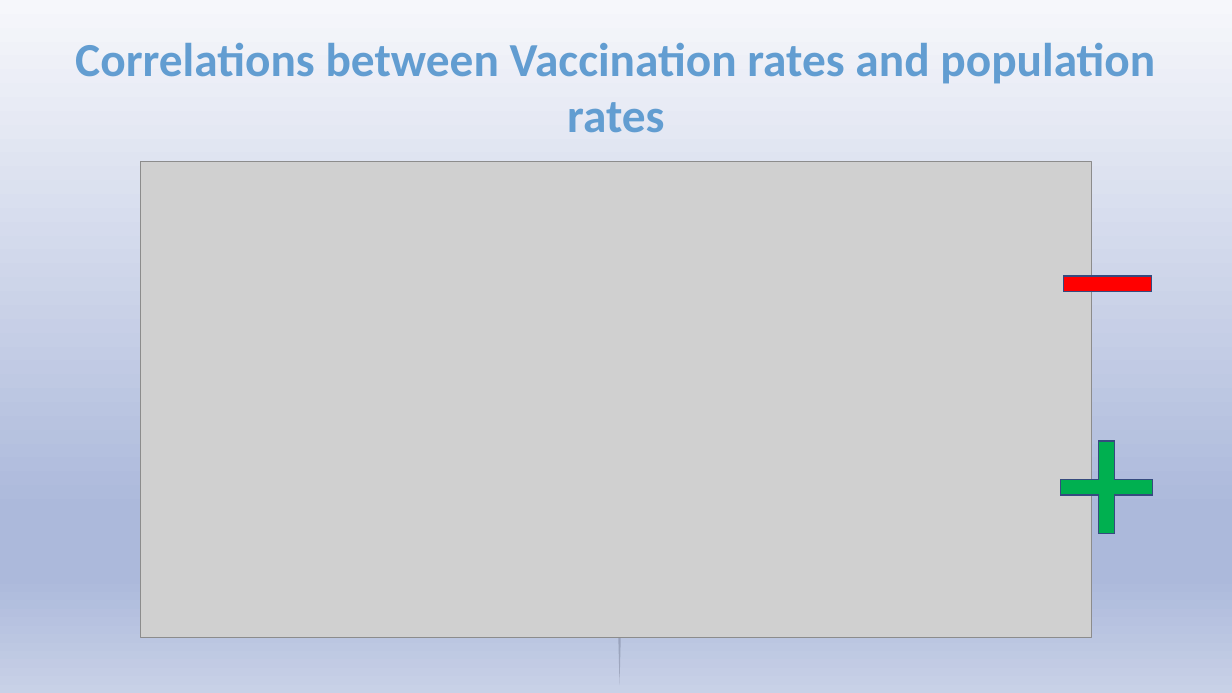
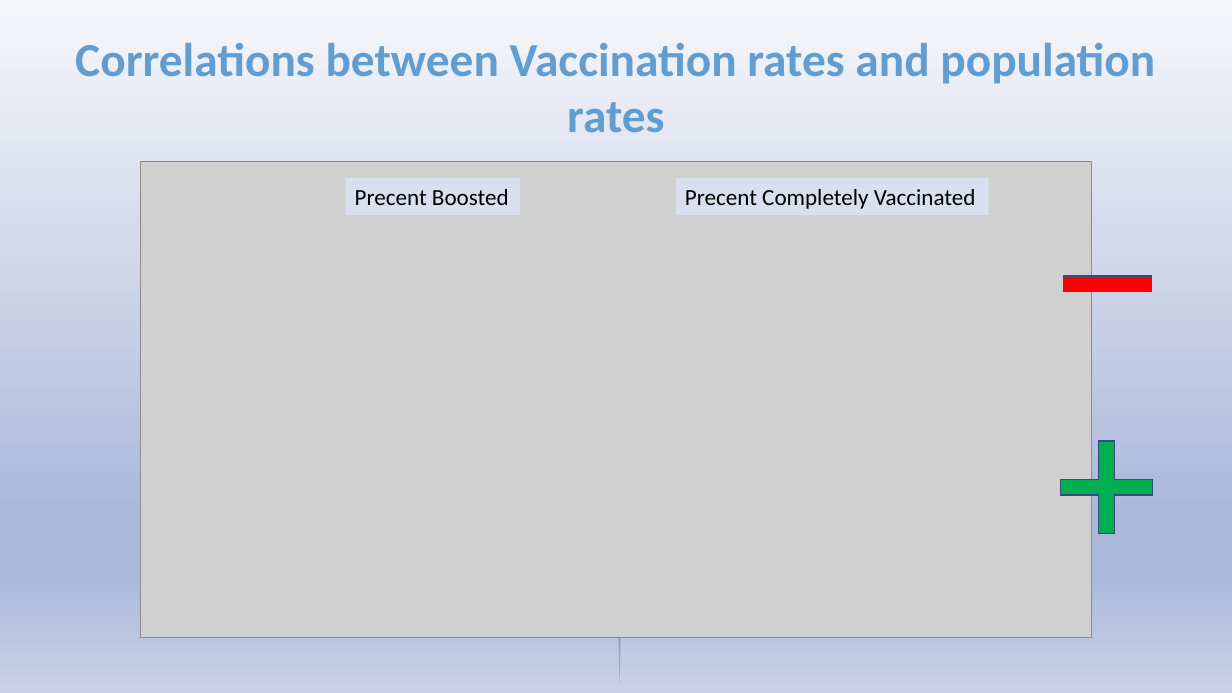
Before and after one commit to asullivan42/COVID_Bubble_Estimator, a slide deck: slide 16 of COVID in the USA.pptx (slide 11 before the commit). Drawn at 1232x693 pixels with LibreOffice and Linux fonts; fonts in the diff are those of the drawing; grey boxes stand for pictures. Boxes give left, top, right and bottom in pixels: in the first picture for what was removed or moved away, otherwise in the second. Text is boxed around its words. In the diff, an @@ line names an element or a change of style, - is before the commit and + after.

```diff
--- a/COVID in the USA.pptx
+++ b/COVID in the USA.pptx
@@ rectangle added at bbox=[346, 178, 520, 215], fill #D9DFEE, 18 pt, text #000000 @@
+Precent Boosted
@@ rectangle added at bbox=[676, 178, 989, 215], fill #D9DFEE, 18 pt, text #000000 @@
+Precent Completely Vaccinated
```
Also in this commit, not shown: 14 other slides changed, 7 slides added, 4 other files.
